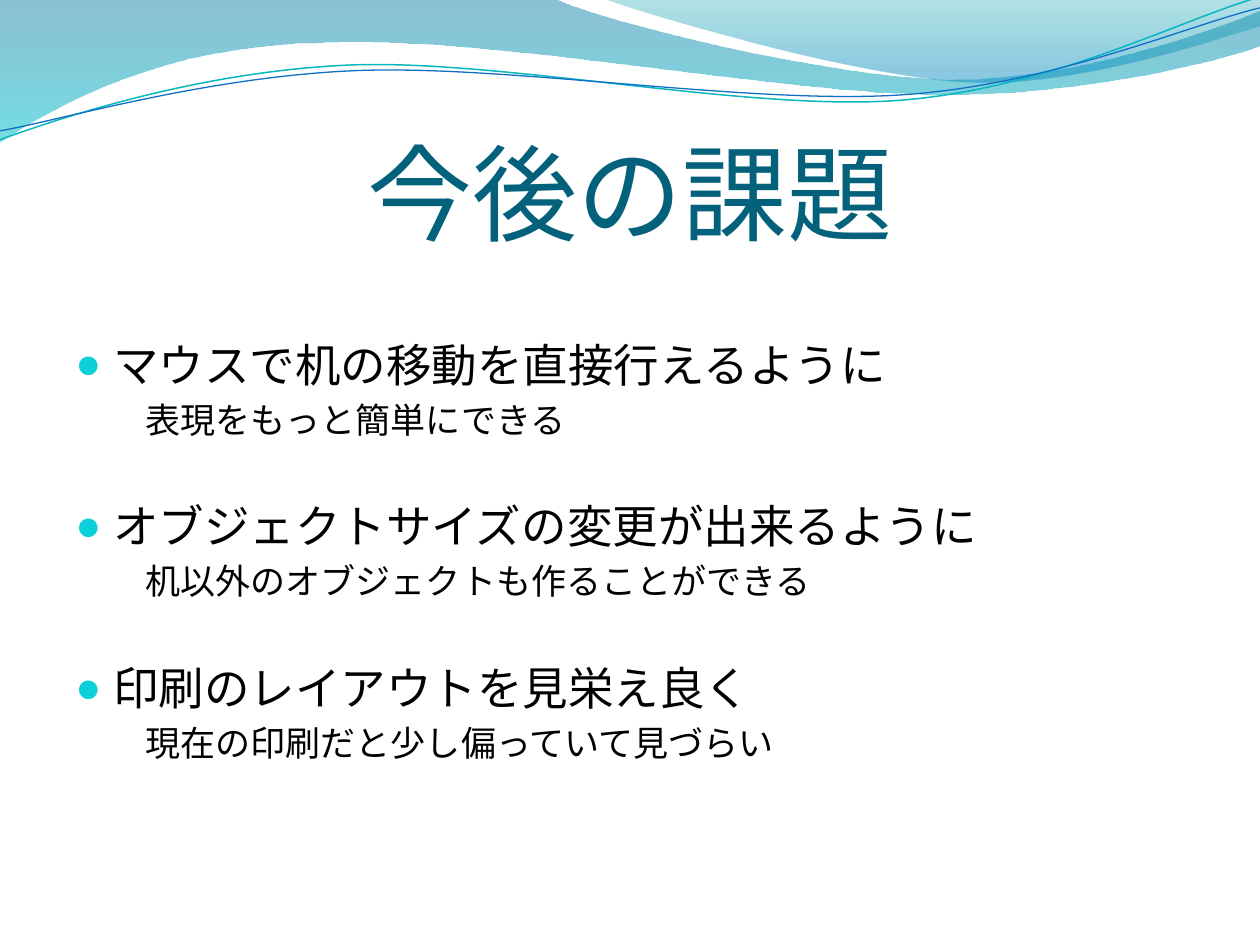
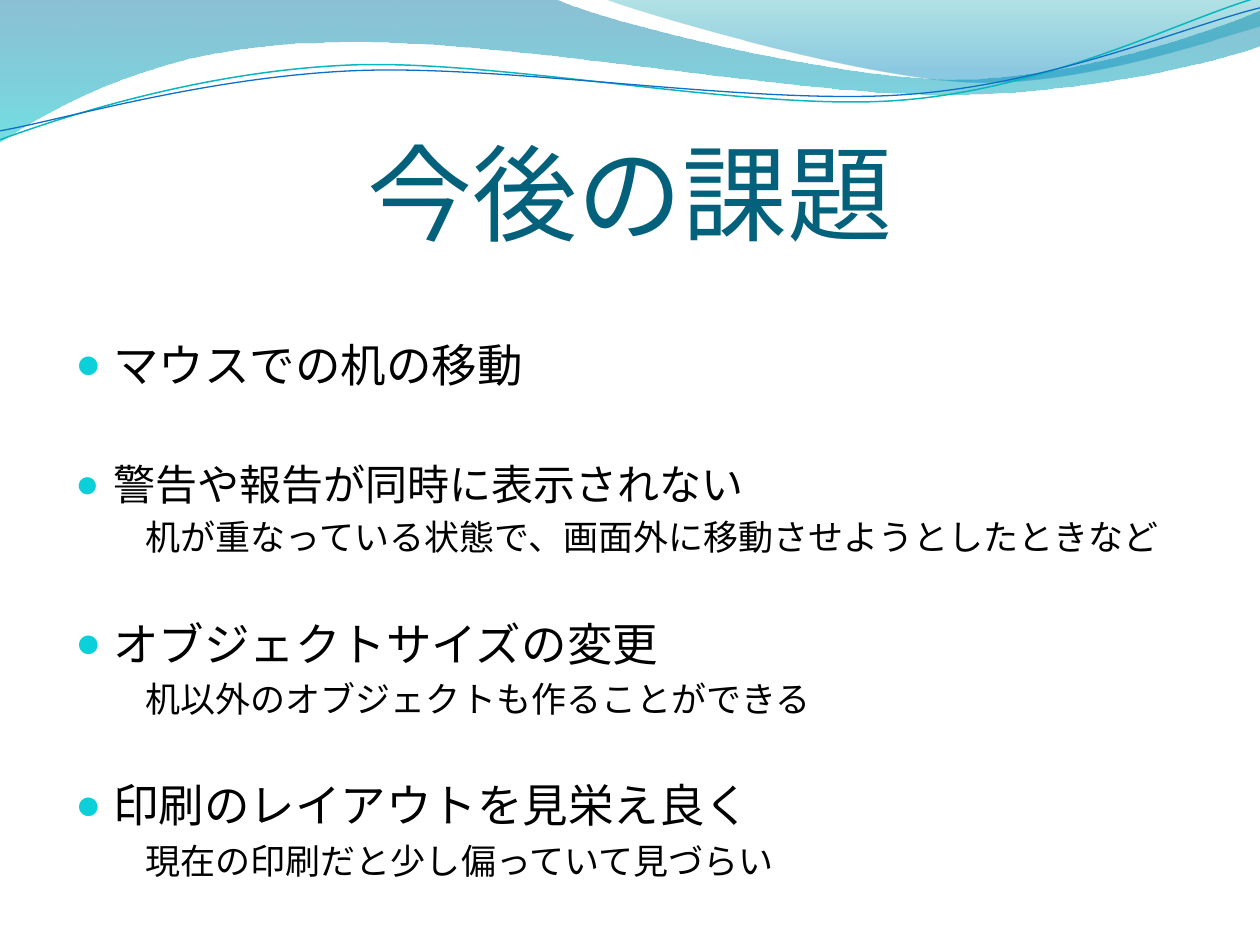
Before and after one commit to opu-yokotalab/learn-zaseki, a slide deck: slide 8 of インターン発表.pptx (slide 9 before the commit). Drawn at 1260x945 pixels with LibreOffice and Linux fonts; fonts in the diff are those of the drawing; background and template pictures are left out. Boxes give left, top, right and bottom in pixels: in the first picture for what was removed or moved away, otherwise in the second. Text is boxed around its words. In the diff, an @@ line names an element or a change of style, - is before the commit and + after.

```diff
--- a/インターン発表.pptx
+++ b/インターン発表.pptx
@@ text at (113, 343, 1159, 665): text changed; size 26 to 20 pt @@
-● マウスで机の移動を直接行えるように
-表現をもっと簡単にできる
-● オブジェクトサイズの変更が出来るように
+● マウスでの机の移動
+● 警告や報告が同時に表示されない
+机が重なっている状態で、画面外に移動させようとしたときなど
+● オブジェクトサイズの変更
```
Also in this commit, not shown: 3 other slides changed, 1 slide removed.
